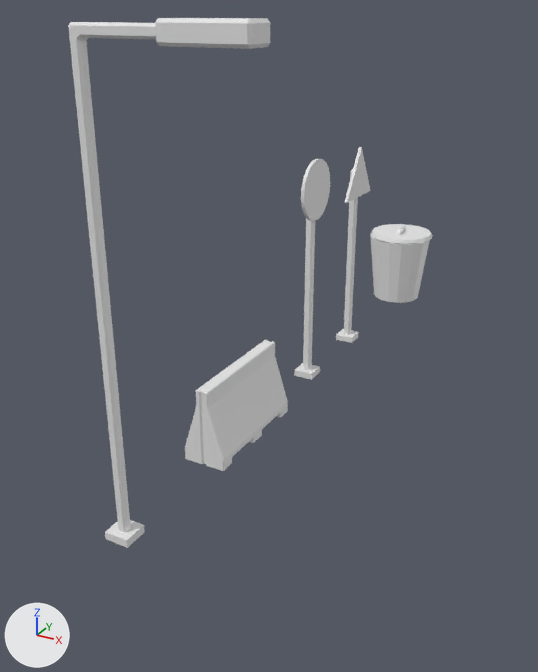
A saved change to the FBX model Assets/art/exports/smallObjects.fbx.
The view is the same before and after, from a 50 mm lens placed at (3.74, -4.13, 4.33), pointed at (-0.07, 2.8, 0.87). Lighting does not change. The marker at lower left points along +X, +Y and +Z. Where no turn or scale is listed for an object, it has been applied to the vertices.

Names of what the first picture shows: 'TarfficBarrier', 'streetLight', 'trafficSignCircle', 'trafficSignTriangle', 'trashcan', 'trashcanLid'.
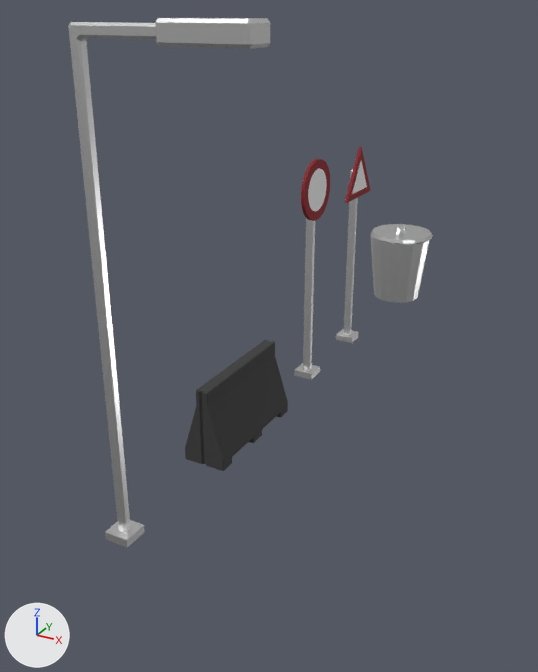
Where the change shows, as pixel boxes (x1, y1, x2, y2) in the pictures (538 x 672 px; the box of a moved part takes in the faces that stretch with it):
'streetLight', recoloured: (68, 18, 270, 548) in both
'TarfficBarrier', recoloured (white to black): (185, 340, 288, 471) in both
'trashcan', recoloured: (370, 235, 430, 303) in both
'trashcanLid', recoloured: (371, 224, 433, 244) in both
part 1 of me_plane_002, moved or reshaped: (347, 148, 371, 203) in both
part 2 of me_plane_002, recoloured (white to red): (344, 147, 362, 203) in both
part 3 of me_plane_003, built on: (304, 159, 330, 221) in both
part 4 of me_plane_003, recoloured (white to red): (301, 159, 323, 221) in both

The change, as a list of edits to the scene's bpy script:
```text
Add mat_trafficsignred:
    mat_trafficsignred = principled_material('trafficSignRed')
    mat_trafficsignred.base_color = (0.246, 0.00533, 0.0125)  # red #88101d
    mat_trafficsignred.roughness = 0.77
Change me_circle_004:
    where me_circle_004.from_pydata(...)  # 96 vertices, 78 faces; spans x -0.493..0.493, y -0.493..0.493, z 1.186..1.334
    add me_circle_004.materials.append(mat_shinymetal)  # white #e7e7e7
Change me_plane_003:
    remove me_plane_003.from_pydata(...)  # 368 vertices, 346 faces; spans x -0.2..0.04, y -0.35..0.35, z -2.4..0.35
    add me_plane_003.from_pydata(...)  # 432 vertices, 410 faces; spans x -0.2..0.04, y -0.35..0.35, z -2.4..0.35
    me_plane_003 part 3
    2 faces are deleted
    64 vertices are added at x -0.04..0.0, y -0.25..0.25, z -0.25..0.25
    33 new faces join them, mat_shinymetal (white #e7e7e7)
    32 new faces join them, mat_trafficsignred (red #88101d)
    1 new face joins them, mat_trafficsigncircle (white #e7e7e7)
    me_plane_003 part 4: 64 faces spanning x -0.04..0.0, y -0.35..0.35, z -0.35..0.35 switch from no material to mat_trafficsignred (red #88101d)
    add me_plane_003.materials.append(mat_shinymetal)  # white #e7e7e7
    add me_plane_003.materials.append(mat_trafficsigncircle)  # white #e7e7e7
Change me_cube_003:
    where me_cube_003.from_pydata(...)  # 468 vertices, 470 faces; spans x -0.238..0.238, y -0.71..0.71, z 0.0..0.864
    add me_cube_003.materials.append(mat_material)  # black #3a3a3a
Change me_plane_002:
    remove me_plane_002.from_pydata(...)  # 258 vertices, 268 faces; spans x -0.2..0.04, y -0.4..0.4, z -2.3..0.4
    add me_plane_002.from_pydata(...)  # 264 vertices, 274 faces; spans x -0.2..0.04, y -0.4..0.4, z -2.3..0.4
    me_plane_002 part 1
    50 faces are deleted
    6 vertices are added at (0.0, 0.0, 0.25), (0.0, -0.26, -0.16), (0.0, 0.26, -0.16), (-0.04, 0.0, 0.25), (-0.04, -0.26, -0.16), (-0.04, 0.26, -0.16)
    1 new face joins them, mat_trafficsigntriangle (white #e7e7e7)
    52 new faces join them, mat_shinymetal (white #e7e7e7)
    3 new faces join them, mat_trafficsignred (red #88101d)
    me_plane_002 part 2: 15 faces spanning x -0.04..0.0, y -0.4..0.4, z -0.24..0.4 switch from no material to mat_trafficsignred (red #88101d)
    add me_plane_002.materials.append(mat_shinymetal)  # white #e7e7e7
    add me_plane_002.materials.append(mat_trafficsigntriangle)  # white #e7e7e7
Change me_cube_002:
    where me_cube_002.from_pydata(...)  # 76 vertices, 73 faces; spans x -0.12..1.42, y -0.13..0.13, z -0.04..4.24
    add me_cube_002.materials.append(mat_shinymetal)  # white #e7e7e7
Change me_circle_003:
    where me_circle_003.from_pydata(...)  # 64 vertices, 64 faces; spans x -0.474..0.474, y -0.474..0.474, z -0.001..1.0
    add me_circle_003.materials.append(mat_shinymetal)  # white #e7e7e7
```
